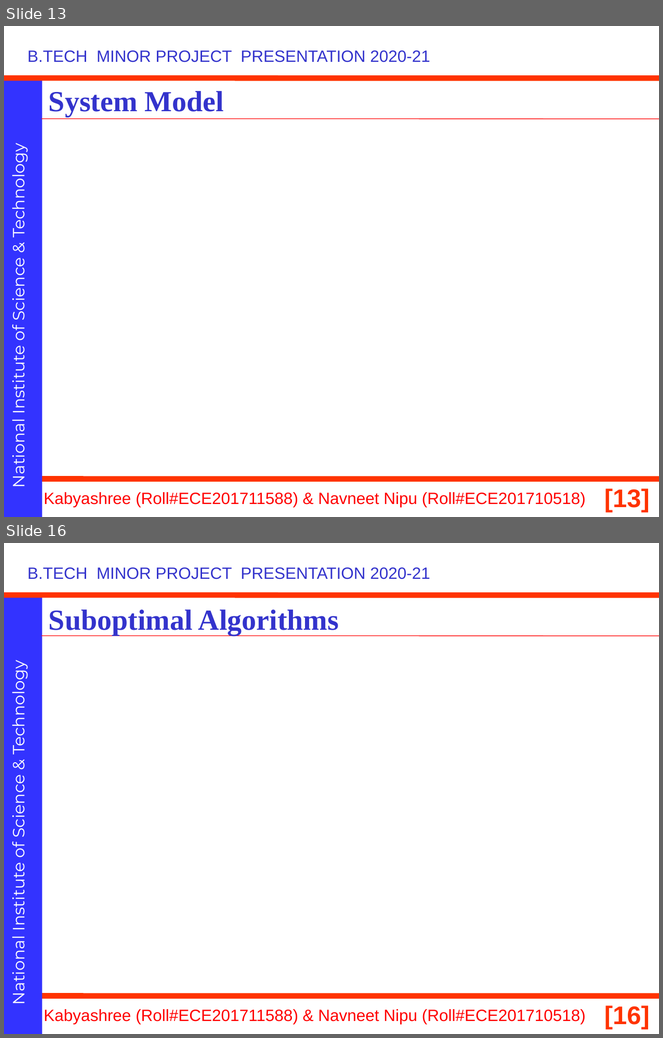
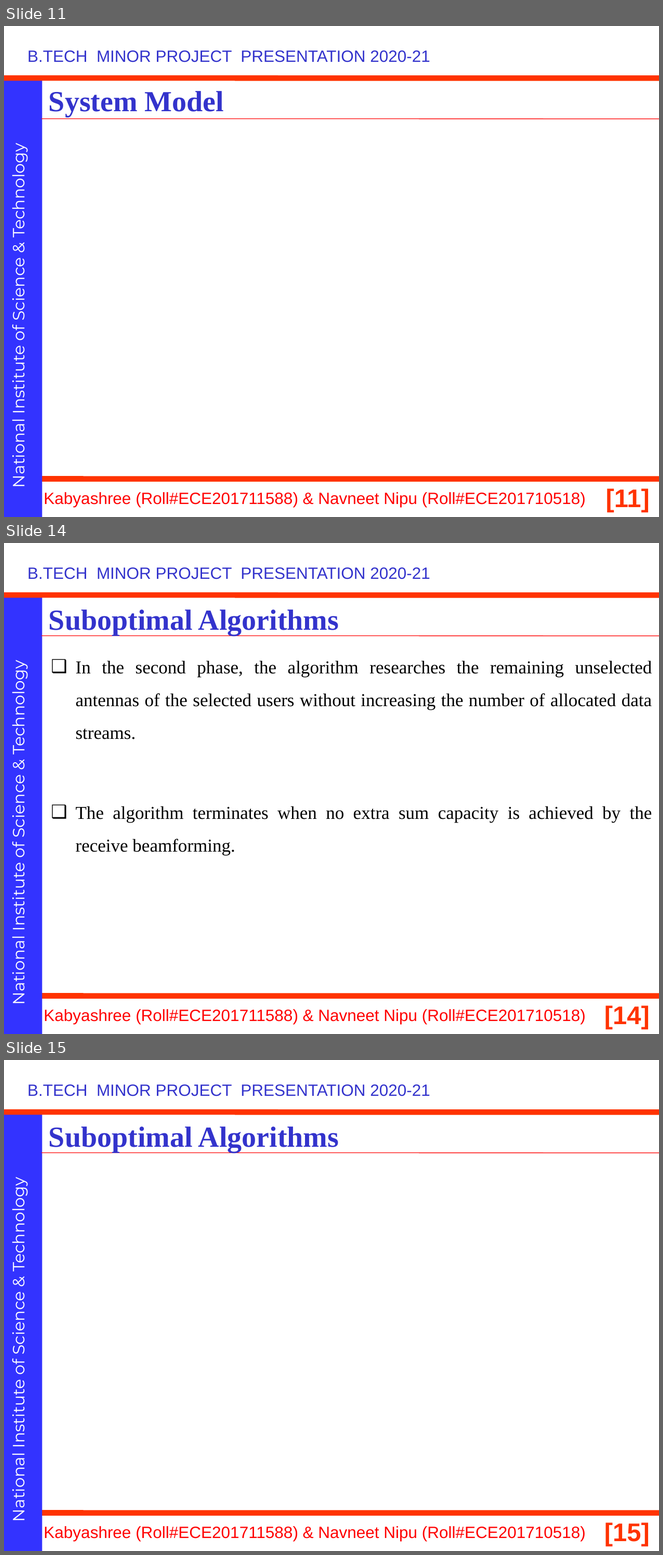
Before and after one commit to navneetnipu/btech_project, a slide deck: minor ppt (2) (2).pptx. Shown one above the other, each under a label of ours: slides 13 and 16 before the commit, slides 11, 14 and 15 after it; the slides between them are not shown. The pictures are 663x1038 and 663x1555 pixels, drawn with LibreOffice and Linux fonts; fonts in the diff are those of the drawing; grey boxes stand for pictures; background and template pictures are left out. Boxes give left, top, right and bottom in pixels: in the first picture for what was removed or moved away, otherwise in the second. Text is boxed around its words. In the diff, an @@ line names an element or a change of style, - is before the commit and + after.

```diff
--- a/minor ppt (2) (2).pptx
+++ b/minor ppt (2) (2).pptx
@@ slide 14 added at (4,543,659,1034), background #FFFFFF; not listed: 8 template elements that a slide beside it also shows @@
@@ title added at (49,610,339,635), 32 pt, text #3333CC, bold @@
+Suboptimal Algorithms
@@ text added at (76,661,652,856), 20 pt, text #000000 @@
+❑ In the second phase, the algorithm researches the remaining unselected antennas of the selected users without increasing the number of allocated data streams.
+❑ The algorithm terminates when no extra sum capacity is achieved by the receive beamforming.
@@ what was slide 13 is now slide 11 @@
@@ page number at (606,489,650,513): text changed @@
-[13]
+[11]
@@ what was slide 16 is now slide 15 @@
@@ page number at (605,1523,650,1547): text changed @@
-[16]
+[15]
```
Also in this commit, not shown: 14 slides changed, 11 other slides added, 4 slides removed, 2 other files.
